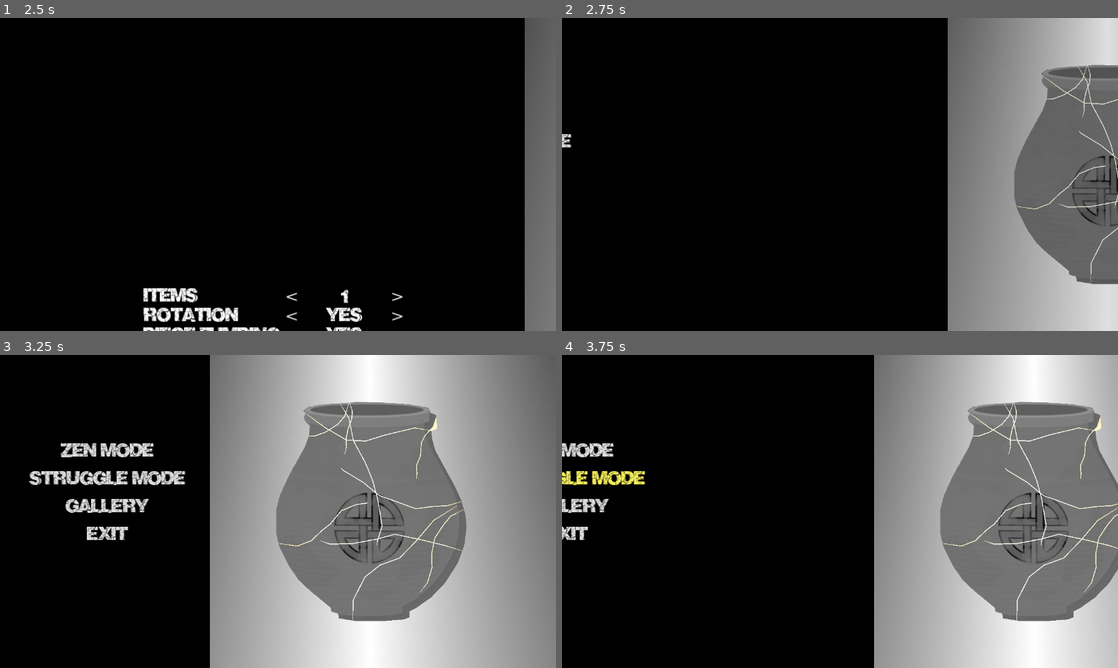
Above: before the commit, frames 1-4 (two rows, left to right).
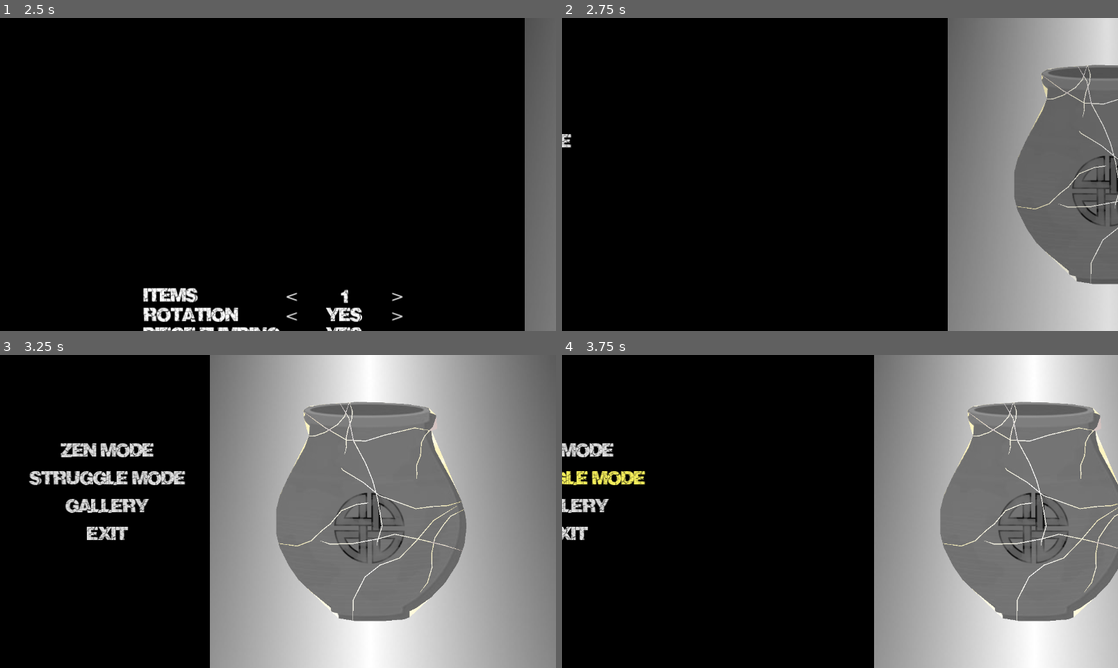
Above: after the commit, the same moments.

Repository: feyrkh/Exploratory
Game: Godot game, scene res://menu/main/TitleScreen.tscn
Same seed, same stepped clock (60 frames per second), same inputs: the game is played once before the commit and once after it.
Inputs (mouse positions are in pixels of both pictures, inside the frame that each line leads up to):
- Up to frame 1 (2.5 s): click "Zen Mode" at 0.5 s; tap Enter at 1.25 s; move the mouse to (400, 158) at 1.27 s; press the mouse at (400, 158) at 1.28 s; hold D (right) 1.28-2 s; release the mouse at (400, 158) at 2 s; click "Start" at 2 s
- Up to frame 2 (2.75 s): no input
- Up to frame 3 (3.25 s): drag from (166, 527) to (250, 574) at 2.77 s
- Up to frame 4 (3.75 s): click "Struggle Mode" at 3.5 s

Frame 1 is identical in both runs. In frame 2, less than 0.1% of the frame differs, in the area x 82-93%, y 16-84%; in frame 3, 0.2%, in the area x 50-84%, y 15-84%; in frame 4, 0.2%.

Commit message:
Fancier gluing

Diff:
--- a/pottery/ArcheologyItem.gd
+++ b/pottery/ArcheologyItem.gd
@@ -92,14 +92,6 @@
 					collision_polygons.append(child)
 		return collision_polygons
 
-var glue_hashes = null:
-	get:
-		if glue_hashes == null:
-			glue_hashes = {}
-			for child in $Glue.get_children():
-				glue_hashes[child.polygon.hash()] = child
-		return glue_hashes
-
 @onready var collision:CollisionPolygon2D = find_child("CollisionPolygon2D"):
 	get:
 		if collision == null:
@@ -109,7 +101,7 @@
 					break
 		return collision
 @onready var scars:Node2D = find_child("Scars")
-@onready var polygon:ItemPolygon2D = find_child("Polygon2D"):
+@onready var polygon:ItemPolygon2D:
 	get:
 		if polygon == null:
 			for child in get_children():
@@ -227,7 +219,6 @@
 	visual_polygons = []
 	polygon = null
 	collision = null
-	glue_hashes = null
 	refresh_polygon()
 	loading = false
 	for child in $ShardEdges.get_children():
@@ -738,7 +729,6 @@
 				glue_edges.add_child(g)
 				g.global_position = pos
 				g.global_rotation = rot
-				glue_hashes[g.find_child("Polygon2D").polygon.hash()] = g
 	visual_polygons = []
 	collision_polygons = []
 	area = 0
@@ -746,12 +736,61 @@
 	center_of_mass = center
 	other.queue_free()
 
+func _global_bounding_box(node:ItemPolygon2D) -> Rect2:
+	var bbox = node.bounding_box
+	var top_left = node.to_global(node.bounding_box.position)
+	var top_right = node.to_global(node.bounding_box.position + Vector2(node.bounding_box.size.x, 0))
+	var bot_right = node.to_global(node.bounding_box.end)
+	var bot_left = node.to_global(node.bounding_box.position + Vector2(0, node.bounding_box.size.y))
+	var x1:float = min(top_left.x, bot_right.x, top_right.x, bot_left.x)
+	var y1:float = min(top_left.y, bot_right.y, top_right.y, bot_left.y)
+	var x2:float = max(top_left.x, bot_right.x, top_right.x, bot_left.x)
+	var y2:float = max(top_left.y, bot_right.y, top_right.y, bot_left.y)
+	return Rect2(x1, y1, x2-x1, y2-y1)
+
+
+# Find edges intersecting the circle, collect all their points, build a convex hull from them
+# Encourage careful gluing, otherwise you'll get artifacts :(
+# Consider only finding the closest edge from each piece to the center?
+func build_glue_polygons(circle_center_global:Vector2, circle_radius:float):
+	var affected_area:Rect2 = Rect2(circle_center_global - Vector2(circle_radius, circle_radius), Vector2(circle_radius*2, circle_radius*2))
+	# Get list of visual polygons that might intersect with the circle based on their bounding boxes
+	var possible_polygon_overlaps := visual_polygons.filter(func(poly):
+		var poly_box = _global_bounding_box(poly)
+		#print("Checking whether ", poly_box, " intersects with ", affected_area, ": ", affected_area.intersects(_global_bounding_box(poly)))
+		return affected_area.intersects(_global_bounding_box(poly))
+	)
+	# Get list of intersection points along the edges of these polygons
+	var intersection_pts:Array[Vector2] = []
+	for polygon:ItemPolygon2D in possible_polygon_overlaps:
+		var pt1 = polygon.to_global(polygon.polygon[-1])
+		for local_pt2 in polygon.polygon:
+			var pt2 := polygon.to_global(local_pt2)
+			var intersect1:float = Geometry2D.segment_intersects_circle(pt1, pt2, circle_center_global, circle_radius)
+			if intersect1 >= 0:
+				intersection_pts.append(self.to_local(pt1 + (pt2-pt1)*intersect1))
+				var intersect2:float = Geometry2D.segment_intersects_circle(pt2, pt1, circle_center_global, circle_radius)
+				# if it intersects once, it might intersect twice - check from both ends, but ignore duplicates
+				if intersect2 >= 0 and (1-(intersect1 + intersect2) > 0.000001):
+					intersection_pts.append(self.to_local(pt2 + (pt1-pt2)*intersect2))
+			if Geometry2D.is_point_in_circle(pt2, circle_center_global, circle_radius):
+				intersection_pts.append(self.to_local(pt2))
+			pt1 = pt2
+	# Now that we have all the affected points, build a convex hull around them
+	# Hopefully this doesn't stick out in weird ways in thin concave sections
+	if intersection_pts.size() >= 3:
+		var new_glue_poly = MyGeom.build_convex_polygon(intersection_pts)
+		var new_glue_obj = preload("res://pottery/ItemGlueEdge.tscn").instantiate()
+		new_glue_obj.setup(new_glue_poly)
+		glue_edges.add_child(new_glue_obj)
+
+
 # Build glue polygons by finding scars and recoloring them?
-func build_glue_polygons(circle_center_global:Vector2, circle_radius:float):
-	for edge in shard_edges.get_children():
-		var intersecting_edges = edge.get_intersecting_edge_lines(circle_center_global, circle_radius)
-		for line in intersecting_edges:
-			ItemShardEdge.convert_to_glue(line, Color.GOLD)
+#func build_glue_polygons2(circle_center_global:Vector2, circle_radius:float):
+	#for edge in shard_edges.get_children():
+		#var intersecting_edges = edge.get_intersecting_edge_lines(circle_center_global, circle_radius)
+		#for line in intersecting_edges:
+			#ItemShardEdge.convert_to_glue(line, Color.GOLD)
 
 ## Build glue polygons based on the segments near the circle - doesn't work very well
 #func build_glue_polygons(circle_center_global:Vector2, circle_radius:float):
@@ -851,6 +890,8 @@
 		if child is Polygon2D or child is CollisionPolygon2D:
 			child.position *= scale_change
 			child.polygon = _adjust_polygon_scale(child.polygon, scale_change)
+			if child.has("bounding_box"):
+				child.bounding_box = null
 			if "uv" in child:
 				child.uv = _adjust_polygon_scale(child.polygon, 1.0/adjusted_scale)
 	for child in $Scars.get_children():
--- a/pottery/ArcheologyItem.tscn
+++ b/pottery/ArcheologyItem.tscn
@@ -1,8 +1,9 @@
-[gd_scene load_steps=5 format=3 uid="uid://lxehddere6da"]
+[gd_scene load_steps=6 format=3 uid="uid://lxehddere6da"]
 
 [ext_resource type="Script" path="res://pottery/ArcheologyItem.gd" id="1_yx51a"]
 [ext_resource type="Texture2D" uid="uid://b15mfee467ymu" path="res://art/item/pot.png" id="2_bwwpx"]
 [ext_resource type="Script" path="res://pottery/ItemPolygon2D.gd" id="3_h7ita"]
+[ext_resource type="Script" path="res://pottery/GlueContainer.gd" id="4_e74n6"]
 
 [sub_resource type="PhysicsMaterial" id="PhysicsMaterial_05x1r"]
 rough = true
@@ -43,6 +44,7 @@
 [node name="Glue" type="Node2D" parent="."]
 visibility_layer = 3
 z_index = -1
+script = ExtResource("4_e74n6")
 
 [node name="StructurePct" type="Label" parent="."]
 visible = false
@@ -53,6 +55,7 @@
 text = "structure 100%"
 
 [node name="BBoxContainer" type="Node2D" parent="."]
+visible = false
 
 [node name="RotationGuide" type="Node2D" parent="."]
 
@@ -75,3 +78,4 @@
 [connection signal="input_event" from="." to="." method="_on_input_event"]
 [connection signal="mouse_shape_entered" from="." to="." method="_on_mouse_shape_entered"]
 [connection signal="mouse_shape_exited" from="." to="." method="_on_mouse_shape_exited"]
+[connection signal="child_entered_tree" from="Glue" to="Glue" method="_on_child_entered_tree"]
--- a/pottery/CleaningTable.gd
+++ b/pottery/CleaningTable.gd
@@ -15,6 +15,7 @@
 var camera_drag_mouse_start = null
 var camera_drag_camera_start = null
 var settings
+var glue_cooldown:float = 0
 
 # Called when the node enters the scene tree for the first time.
 func _ready():
@@ -158,6 +159,10 @@
 			var view_rect = camera.get_viewport_rect()
 			view_rect.position += camera.get_screen_center_position()
 			set_camera_position(camera.position + movement * CAMERA_MOVE_SPEED / camera.zoom.x)
+	if glue_cooldown > 0:
+		glue_cooldown = max(0, glue_cooldown-_delta)
+		if glue_cooldown <= 0 and Input.is_action_pressed("drag_start"):
+			do_glue_at_cursor()
 
 func adjust_camera_limits():
 		var view_rect = camera.get_viewport_rect()
@@ -196,19 +201,21 @@
 func handle_glue_input(event):
 	if event.is_action_pressed("drag_start"):
 		# find all pieces under the cursor and glue them together
+		do_glue_at_cursor()
+	elif event.is_action_pressed("rotate_start") or event.is_action_pressed("ui_cancel"):
+		Global.reset_click_mode()
+
+func do_glue_at_cursor():
+		glue_cooldown = 0.1
 		var pieces = cursor_area.get_overlaps()
 		if pieces.size() > 1:
-			print("Gluing ", pieces.size(), " pieces together")
 			var main_piece = pieces[0]
 			for i in range(1, pieces.size()):
 				main_piece.glue(pieces[i])
 			main_piece.call_deferred("highlight_visual_polygons")
 			main_piece.build_glue_polygons(get_global_mouse_position(), cursor_area.find_child("CollisionShape2D").shape.radius)
 		elif pieces.size() == 1:
-			print("Filling glue in cracks, maybe")
 			pieces[0].build_glue_polygons(get_global_mouse_position(), cursor_area.find_child("CollisionShape2D").shape.radius)
-	elif event.is_action_pressed("rotate_start") or event.is_action_pressed("ui_cancel"):
-		Global.reset_click_mode()
 
 func handle_camera_input(event:InputEvent):
 	#if event is InputEventMouseButton:
--- /dev/null
+++ b/pottery/GlueContainer.gd
@@ -0,0 +1,62 @@
+extends Node2D
+
+var child1_idx:int = -1
+var child2_idx:int = -1
+var auto_restart:bool = false
+
+func _process(delta):
+	if get_child_count() < 2:
+		stop_processing()
+		return
+	if child1_idx == -1:
+		child1_idx = 0
+		child2_idx = 1
+	if child2_idx >= get_child_count():
+		child1_idx += 1
+		child2_idx = child1_idx + 1
+	if child1_idx >= get_child_count()-1:
+		if auto_restart:
+			auto_restart = false
+			child1_idx = 0
+			child2_idx = 1
+		else:
+			stop_processing()
+			return
+	var child1:ItemGlueEdge = get_child(child1_idx)
+	var child2:ItemGlueEdge = get_child(child2_idx)
+	var global_polygon1 = global_polygon(child1)
+	var global_polygon2 = global_polygon(child2)
+	var merged := Geometry2D.merge_polygons(global_polygon1, global_polygon2)
+	if merged.size() == 1:
+		#print("Merging glues ", child1_idx, " and ", child2_idx)
+		child1.polygon = local_polygon(child1, merged[0])
+		child2.queue_free()
+		auto_restart = true
+	else:
+		#print("No merge for glue ", child1_idx, " and ", child2_idx)
+		child2_idx += 1
+
+func global_polygon(polygon_holder:Node2D):
+	var result := PackedVector2Array()
+	for pt in polygon_holder.polygon:
+		result.append(polygon_holder.to_global(pt))
+	return result
+
+func local_polygon(polygon_holder:Node2D, polygon):
+	var result := PackedVector2Array()
+	for pt in polygon:
+		result.append(polygon_holder.to_local(pt))
+	return result
+
+func stop_processing():
+	set_process(false)
+	child1_idx = -1
+	child2_idx = -1
+
+func _on_child_entered_tree(node):
+	restart_processing()
+
+func restart_processing():
+	set_process(true)
+	child1_idx = -1
+	child2_idx = -1
--- a/pottery/ItemGlueEdge.gd
+++ b/pottery/ItemGlueEdge.gd
@@ -1,4 +1,13 @@
 extends Node2D
+class_name ItemGlueEdge
+
+@onready var polygon2d:Polygon2D = $Polygon2D
+
+var polygon:
+	get:
+		return polygon2d.polygon
+	set(val):
+		polygon2d.polygon = val
 
 func setup(poly):
 	$Polygon2D.polygon = poly
--- a/pottery/ItemGlueEdge.tscn
+++ b/pottery/ItemGlueEdge.tscn
@@ -1,6 +1,7 @@
-[gd_scene load_steps=2 format=3 uid="uid://kgcl6qum5uqa"]
+[gd_scene load_steps=3 format=3 uid="uid://kgcl6qum5uqa"]
 
 [ext_resource type="Script" path="res://pottery/ItemGlueEdge.gd" id="1_1dnxn"]
+[ext_resource type="Material" uid="uid://jmqs1eem36ey" path="res://shader/ItemShardEdgeLine.tres" id="2_mf1u3"]
 
 [node name="ItemGlueEdge" type="Node2D"]
 visibility_layer = 3
@@ -8,5 +9,6 @@
 
 [node name="Polygon2D" type="Polygon2D" parent="."]
 visibility_layer = 3
+material = ExtResource("2_mf1u3")
 color = Color(1, 0.94902, 0.345098, 1)
 polygon = PackedVector2Array(294, 277, 299.315, 328.6, 275.281, 275.147, 280.809, 328.539)
--- a/pottery/ItemPolygon2D.gd
+++ b/pottery/ItemPolygon2D.gd
@@ -1,4 +1,30 @@
 extends Polygon2D
 class_name ItemPolygon2D
 
+#var bbox_poly:Polygon2D
 var save_data:Array #[ImageBuilder.ImageSaveData]
+var bounding_box:Rect2:
+	get:
+		if bounding_box != null and bounding_box.size != Vector2.ZERO:
+			return bounding_box
+		if polygon == null:
+			return Rect2(0, 0, 0, 0)
+		var x1 = polygon[0].x
+		var x2 = x1
+		var y1 = polygon[0].y
+		var y2 = y1
+		for i in range(1, polygon.size()):
+			var pt = polygon[i]
+			if pt.x < x1: x1 = pt.x
+			if pt.x > x2: x2 = pt.x
+			if pt.y < y1: y1 = pt.y
+			if pt.y > y2: y2 = pt.y
+		bounding_box = Rect2(x1, y1, x2-x1, y2-y1)
+		#bbox_poly.polygon = [Vector2(x1, y1), Vector2(x2, y1), Vector2(x2, y2), Vector2(x1, y2)]
+		return bounding_box
+
+func _ready():
+	pass
+	#bbox_poly = Polygon2D.new()
+	#bbox_poly.color = Color(1, 1, 1, 0.5)
+	#add_child(bbox_poly)
--- /dev/null
+++ b/test/ConvexHullTest.gd
@@ -0,0 +1,31 @@
+extends Node2D
+
+
+# Called when the node enters the scene tree for the first time.
+func _ready():
+	refresh_polygon()
+
+# Called every frame. 'delta' is the elapsed time since the previous frame.
+func _process(delta):
+	if Input.is_action_just_pressed("ui_cancel"):
+		clear_polygon()
+	elif Input.is_action_just_released("ui_cancel"):
+		refresh_polygon()
+	clear_polygon()
+	refresh_polygon()
+
+func clear_polygon():
+	$Polygon2D.polygon = Array()
+	for child in $Points.get_children():
+		child.queue_free()
+
+func refresh_polygon():
+	var poly:PackedVector2Array = []
+	for i in range(20):
+		poly.append(Vector2(randf_range(100, 500), randf_range(100, 500)))
+	for pt in poly:
+		var new_pt := Polygon2D.new()
+		new_pt.polygon = [Vector2(-1, -1), Vector2(1, -1), Vector2(1, 1), Vector2(-1, 1)]
+		new_pt.position = pt
+		$Points.add_child(new_pt)
+	$Polygon2D.polygon = MyGeom.build_convex_polygon(poly)
--- /dev/null
+++ b/test/ConvexHullTest.tscn
@@ -0,0 +1,11 @@
+[gd_scene load_steps=2 format=3 uid="uid://b6xb2l5po8w4s"]
+
+[ext_resource type="Script" path="res://test/ConvexHullTest.gd" id="1_uxgx0"]
+
+[node name="ConvexHullTest" type="Node2D"]
+script = ExtResource("1_uxgx0")
+
+[node name="Polygon2D" type="Polygon2D" parent="."]
+color = Color(0.713726, 0.0588235, 0.101961, 1)
+
+[node name="Points" type="Node2D" parent="."]
--- /dev/null
+++ b/test/IntersectCircleTest.gd
@@ -0,0 +1,15 @@
+extends Node2D
+
+
+# Called when the node enters the scene tree for the first time.
+func _ready():
+	var intersect1 := Geometry2D.segment_intersects_circle($Line2D.points[0], $Line2D.points[1], $Circle.position, 20)
+	var intersect2 := Geometry2D.segment_intersects_circle($Line2D.points[1], $Line2D.points[0], $Circle.position, 20)
+	if intersect1 != -1:
+		$Circle2.position = $Line2D.points[0] + ($Line2D.points[1] - $Line2D.points[0]) * intersect1
+	else:
+		$Circle2.position = Vector2.ZERO
+	if intersect2 != -1 and (abs(1-intersect2-intersect1) > 0.0001):
+		$Circle3.position = $Line2D.points[1] + ($Line2D.points[0] - $Line2D.points[1]) * intersect2
+	else:
+		$Circle3.position = Vector2.ZERO
--- /dev/null
+++ b/test/IntersectCircleTest.tscn
@@ -0,0 +1,27 @@
+[gd_scene load_steps=2 format=3 uid="uid://s403lg16tjgl"]
+
+[ext_resource type="Script" path="res://test/IntersectCircleTest.gd" id="1_dd0ic"]
+
+[node name="IntersectCircleTest" type="Node2D"]
+script = ExtResource("1_dd0ic")
+
+[node name="Circle" type="Polygon2D" parent="."]
+position = Vector2(200, 100)
+polygon = PackedVector2Array(0, 0, 0, 0, 0, 0, 0, 0, 0, 0, 0, 0, 0, 0, 0, 0, 0, 0, 0, 0, 0, 0, 0, 0, 0, 0, 0, 0, 0, 0, 0, 0, 0, 0, 0, 0, 0, 0, 0, 0, 0, 0, 0, 0, 0, 0, 0, 0, 0, 0, 0, 0, 0, 0, 0, 0, 0, 0, 0, 0, 0, 0, 0, 0, 0, 0, 0, 20, -3.90181, 19.6157, -7.65367, 18.4776, -11.1114, 16.6294, -14.1421, 14.1421, -16.6294, 11.1114, -18.4776, 7.65367, -19.6157, 3.90181, -20, 2.38419e-07, -19.6157, -3.90181, -18.4776, -7.65367, -16.6294, -11.1114, -14.1421, -14.1421, -11.1114, -16.6294, -7.65367, -18.4776, -3.90181, -19.6157, 2.38419e-07, -20, 3.90181, -19.6157, 7.65367, -18.4776, 11.1114, -16.6294, 14.1421, -14.1421, 16.6294, -11.1114, 18.4776, -7.65367, 19.6157, -3.9018, 20, 2.38419e-07, 19.6157, 3.9018, 18.4776, 7.65367, 16.6294, 11.1114, 14.1421, 14.1421, 11.1114, 16.6294, 7.65366, 18.4776, 3.9018, 19.6157, -1.19209e-06, 20)
+
+[node name="Line2D" type="Line2D" parent="."]
+points = PackedVector2Array(177, 118, 213, 91)
+width = 0.5
+default_color = Color(1, 0, 0.909804, 1)
+
+[node name="Circle2" type="Polygon2D" parent="."]
+position = Vector2(400, 200)
+scale = Vector2(0.1, 0.1)
+color = Color(0.0117647, 0.0352941, 1, 1)
+polygon = PackedVector2Array(0, 0, 0, 0, 0, 0, 0, 0, 0, 0, 0, 0, 0, 0, 0, 0, 0, 0, 0, 0, 0, 0, 0, 0, 0, 0, 0, 0, 0, 0, 0, 0, 0, 0, 0, 0, 0, 0, 0, 0, 0, 0, 0, 0, 0, 0, 0, 0, 0, 0, 0, 0, 0, 0, 0, 0, 0, 0, 0, 0, 0, 0, 0, 0, 0, 0, 0, 20, -3.90181, 19.6157, -7.65367, 18.4776, -11.1114, 16.6294, -14.1421, 14.1421, -16.6294, 11.1114, -18.4776, 7.65367, -19.6157, 3.90181, -20, 2.38419e-07, -19.6157, -3.90181, -18.4776, -7.65367, -16.6294, -11.1114, -14.1421, -14.1421, -11.1114, -16.6294, -7.65367, -18.4776, -3.90181, -19.6157, 2.38419e-07, -20, 3.90181, -19.6157, 7.65367, -18.4776, 11.1114, -16.6294, 14.1421, -14.1421, 16.6294, -11.1114, 18.4776, -7.65367, 19.6157, -3.9018, 20, 2.38419e-07, 19.6157, 3.9018, 18.4776, 7.65367, 16.6294, 11.1114, 14.1421, 14.1421, 11.1114, 16.6294, 7.65366, 18.4776, 3.9018, 19.6157, -1.19209e-06, 20)
+
+[node name="Circle3" type="Polygon2D" parent="."]
+position = Vector2(400, 200)
+scale = Vector2(0.1, 0.1)
+color = Color(1, 0, 0.0235294, 1)
+polygon = PackedVector2Array(0, 0, 0, 0, 0, 0, 0, 0, 0, 0, 0, 0, 0, 0, 0, 0, 0, 0, 0, 0, 0, 0, 0, 0, 0, 0, 0, 0, 0, 0, 0, 0, 0, 0, 0, 0, 0, 0, 0, 0, 0, 0, 0, 0, 0, 0, 0, 0, 0, 0, 0, 0, 0, 0, 0, 0, 0, 0, 0, 0, 0, 0, 0, 0, 0, 0, 0, 20, -3.90181, 19.6157, -7.65367, 18.4776, -11.1114, 16.6294, -14.1421, 14.1421, -16.6294, 11.1114, -18.4776, 7.65367, -19.6157, 3.90181, -20, 2.38419e-07, -19.6157, -3.90181, -18.4776, -7.65367, -16.6294, -11.1114, -14.1421, -14.1421, -11.1114, -16.6294, -7.65367, -18.4776, -3.90181, -19.6157, 2.38419e-07, -20, 3.90181, -19.6157, 7.65367, -18.4776, 11.1114, -16.6294, 14.1421, -14.1421, 16.6294, -11.1114, 18.4776, -7.65367, 19.6157, -3.9018, 20, 2.38419e-07, 19.6157, 3.9018, 18.4776, 7.65367, 16.6294, 11.1114, 14.1421, 14.1421, 11.1114, 16.6294, 7.65366, 18.4776, 3.9018, 19.6157, -1.19209e-06, 20)
--- a/test/testing.tscn
+++ b/test/testing.tscn
@@ -9,7 +9,7 @@
 
 [node name="Polygon2D" type="Polygon2D" parent="."]
 color = Color(1, 0, 0.0392157, 1)
-polygon = PackedVector2Array(180.131, 92.7578, 180.354, 93.4958, 152.886, 114.019, 152.48, 113.992, 128.681, 90.66, 128.988, 89.9637)
+polygon = PackedVector2Array(259.615, 278.994, 268.245, 273.993, 269.781, 277.979, 262.433, 282.368)
 
 [node name="Line2D" type="Line2D" parent="."]
 points = PackedVector2Array(128.571, 89.7816, 180.777, 92.4931)
--- a/util/MyGeom.gd
+++ b/util/MyGeom.gd
@@ -55,3 +55,44 @@
 		circle.append(v + pos)
 		v = v.rotated(delta_radians)
 	return circle
+
+# Find the orientation of an ordered set of 3 points
+# 0=colinear, 1=clockwise, 2=ccw
+# https://www.geeksforgeeks.org/convex-hull-using-jarvis-algorithm-or-wrapping/
+#static func orientation(p1:Vector2, p2:Vector2, p3:Vector2):
+	#var val:int = (p2.y-p1.y)*(p3.x-p2.x)-(p2.x-p1.x)*(p3.y-p2.y)
+	#if val == 0:
+		#return 0
+	#return 1 if val > 0 else 2
+static func build_convex_polygon(points:PackedVector2Array) -> PackedVector2Array:
+	return Geometry2D.convex_hull(points)
+
+#static func build_convex_polygon(points:PackedVector2Array) -> PackedVector2Array:
+	#var n := points.size()
+	#if points == null or n < 3:
+		#return points
+	#var hull:Array[Vector2] = []
+	#
+	## Find leftmost point
+	#var leftmost_idx = 0
+	#for i in range(1, n):
+		#if points[i].x < points[leftmost_idx].x:
+			#leftmost_idx = i
+	#
+	## Start from leftmost point, move counterclockwise until we reach the start
+	## point again.
+	#var p=leftmost_idx
+	#var q
+	#for j in points.size():
+		#hull.append(points[p])
+		## Search for a point 'q' such that orientation (p, q, x) is ccw for all
+		## all points 'x'. The idea is to keep track of the last visited most ccw
+		## point in q. If any point 'i' is more ccw than q, then update q.
+		#q = (p+1)%n
+		#for i in range(n):
+			#if orientation(points[p], points[i], points[q]) == 2:
+				#q = i
+		#p = q
+		#if p == leftmost_idx:
+			#break
+	#return hull
